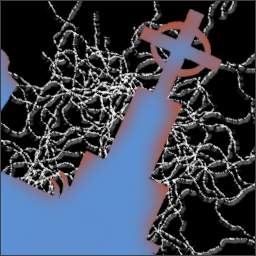
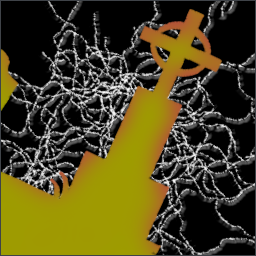
Layered file, before and after one edit (256px x 256px). Changes by layer:
added layer "Layer 8" above "Layer 1" over box(1, 9, 222, 255)
